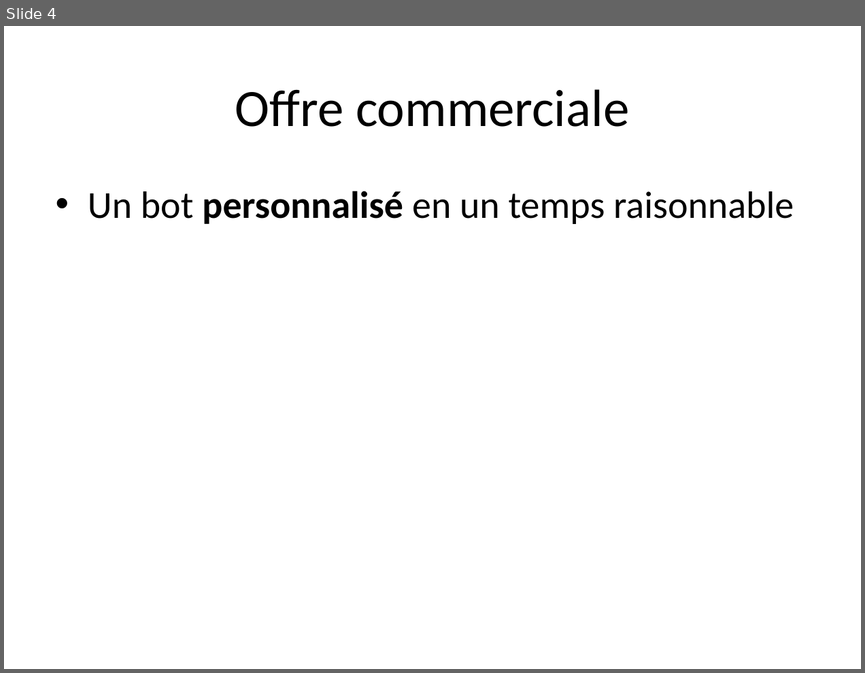
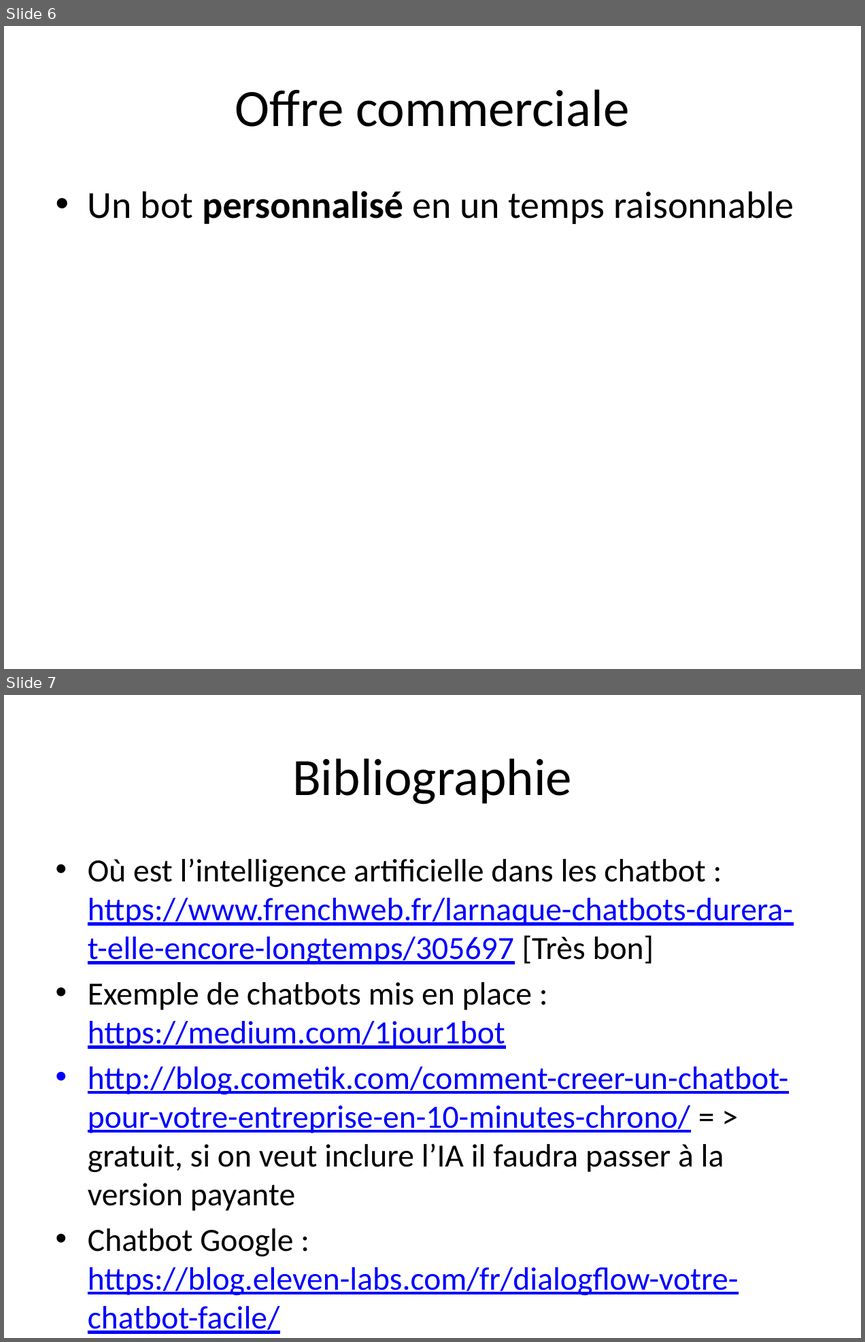
Before and after one commit to rafikdatascience/Artificial-Intelligence, a slide deck: Presentations/Chatbots – Agent conversationel.pptx. Shown one above the other, each under a label of ours: slide 4 before the commit, slides 6 and 7 after it. The pictures are 865x673 and 865x1342 pixels, drawn with LibreOffice and Linux fonts; fonts in the diff are those of the drawing. Boxes give left, top, right and bottom in pixels: in the first picture for what was removed or moved away, otherwise in the second. Text is boxed around its words. In the diff, an @@ line names an element or a change of style, - is before the commit and + after.

```diff
--- a/Presentations/Chatbots – Agent conversationel.pptx
+++ b/Presentations/Chatbots – Agent conversationel.pptx
@@ slide 7 added at [4,695,861,1338], background #FFFFFF @@
@@ title added at [292,758,572,804], 44 pt, text #000000 @@
+Bibliographie
@@ text added at [88,858,793,1334], 27.2 pt, text #0000FF, underline @@
+• Où est l’intelligence artificielle dans les chatbot : https://www.frenchweb.fr/larnaque-chatbots-durera-t-elle-encore-longtemps/305697 [Très bon]
+• Exemple de chatbots mis en place : https://medium.com/1jour1bot
+• http://blog.cometik.com/comment-creer-un-chatbot-pour-votre-entreprise-en-10-minutes-chrono/ = > gratuit, si on veut inclure l’IA il faudra passer à la version payante
+• Chatbot Google : https://blog.eleven-labs.com/fr/dialogflow-votre-chatbot-facile/
@@ what was slide 4 is now slide 6 @@
```
Also in this commit, not shown: 2 other slides added, 2 other files.
